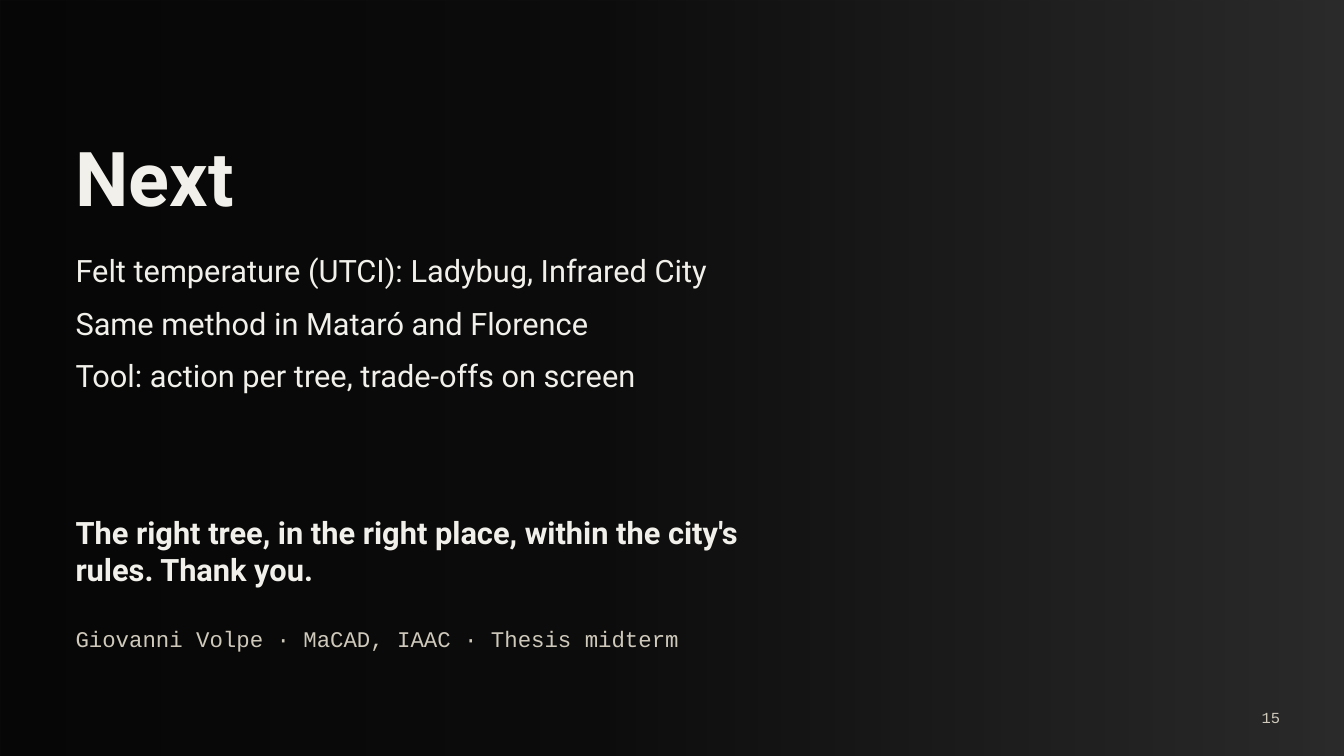
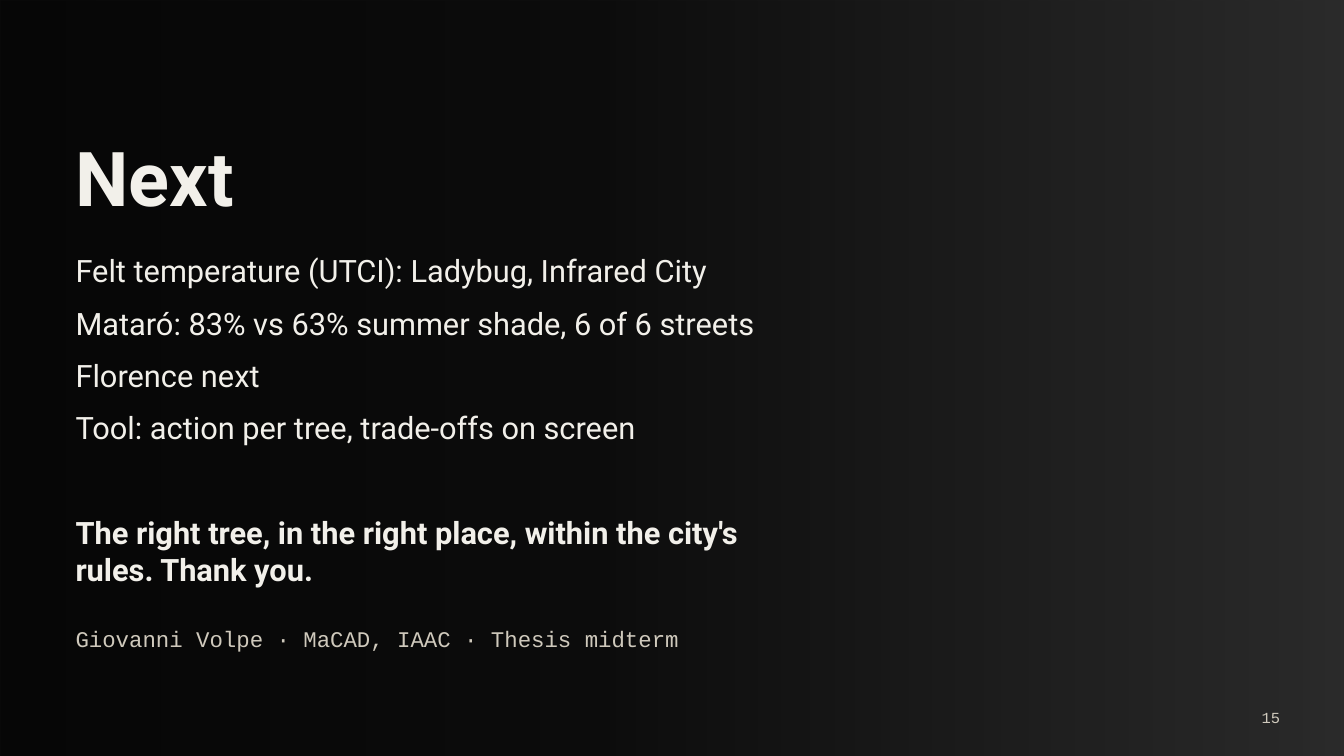
Before and after one commit to giofox96/shade-and-sponge, a slide deck: slide 15 of slides/midterm/shade_and_sponge_midterm_pechakucha.pptx. Drawn at 1344x756 pixels with LibreOffice and Linux fonts; fonts in the diff are those of the drawing; background and template pictures are left out; a plain dark background stands for a picture behind light text. Boxes give left, top, right and bottom in pixels: in the first picture for what was removed or moved away, otherwise in the second. Text is boxed around its words. In the diff, an @@ line names an element or a change of style, - is before the commit and + after.

```diff
--- a/slides/midterm/shade_and_sponge_midterm_pechakucha.pptx
+++ b/slides/midterm/shade_and_sponge_midterm_pechakucha.pptx
@@ text at bbox=[76, 311, 755, 388]: text changed @@
-Same method in Mataró and Florence
+Mataró: 83% vs 63% summer shade, 6 of 6 streets
+Florence next
```
Also in this commit, not shown: 2 slides added, 8 other files.
